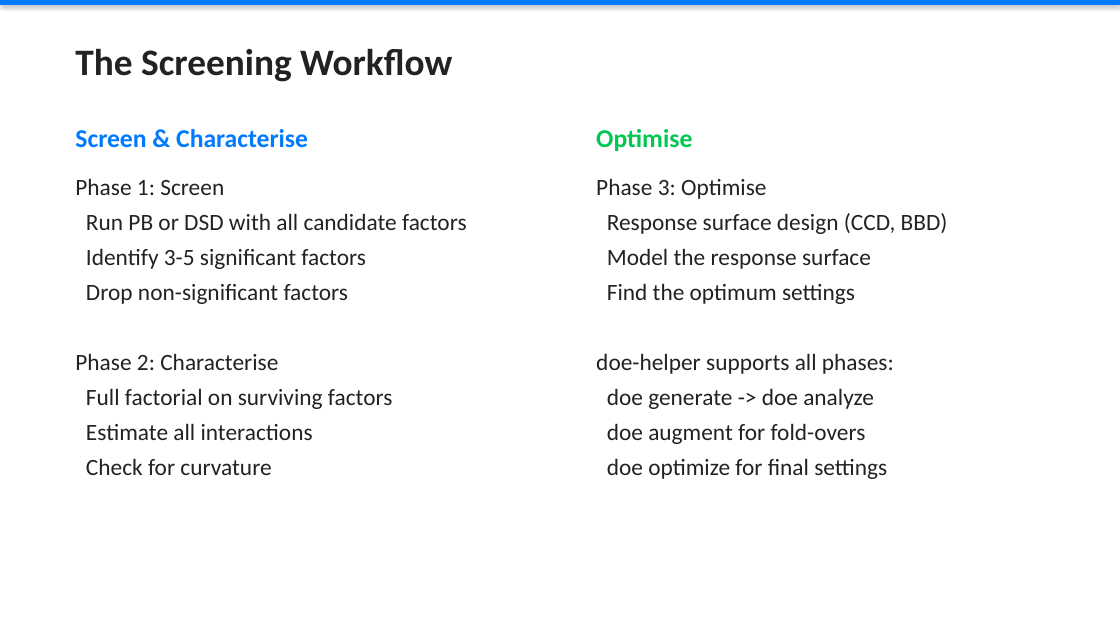
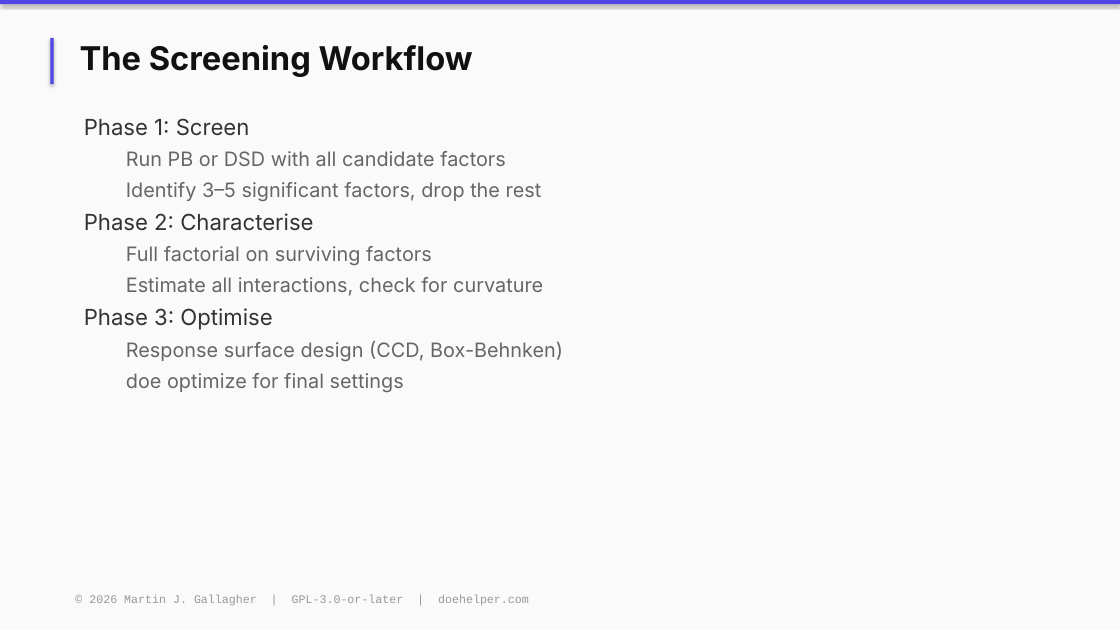
Before and after one commit to MartinGallagher-code/design_of_experiments, a slide deck: slide 7 of training/slides/Module_04_Screening_Designs.pptx (slide 10 before the commit). Drawn at 1120x630 pixels with LibreOffice and Linux fonts; fonts in the diff are those of the drawing. Boxes give left, top, right and bottom in pixels: in the first picture for what was removed or moved away, otherwise in the second. Text is boxed around its words. In the diff, an @@ line names an element or a change of style, - is before the commit and + after.

```diff
--- a/training/slides/Module_04_Screening_Designs.pptx
+++ b/training/slides/Module_04_Screening_Designs.pptx
@@ background #FFFFFF to #FAFAFA @@
@@ rectangle at [0, 0, 1120, 4]: fill #007BFF to #5046E5 @@
@@ rectangle added at [50, 38, 54, 84], fill #5046E5 @@
@@ text "The Screening Workflow" at [80, 45, 473, 77]: size 32 to 28 pt, font Calibri to Inter, text colour #222222 to #111111 @@
@@ text "Phase 1: Screen": place and size @@
-text "Phase 1: Screen" at [75, 178, 467, 475]
+text "Phase 1: Screen" at [84, 118, 563, 392]
@@ text at [84, 118, 506, 265]: size 20 to 19 pt, text colour #222222 to #333333 in "Phase 1: Screen", "Phase 2: Characterise"; font Calibri to Inter in "Phase 1: Screen", "Run PB or DSD with all candidate ...", "Phase 2: Characterise", "Full factorial on surviving factors"; size 20 to 17 pt, text colour #222222 to #666666 in "Run PB or DSD with all candidate ...", "Full factorial on surviving factors"; list level 1 to 2 in "Run PB or DSD with ..."; list level 1 to 2 in "Full factorial on surviving factors" @@
@@ text removed at [75, 129, 308, 148] @@
-Screen & Characterise
@@ text removed at [596, 129, 692, 151] @@
-Optimise
@@ text removed at [596, 178, 948, 479] @@
-Phase 3: Optimise
-Response surface design (CCD, BBD)
-Model the response surface
-Find the optimum settings
-doe-helper supports all phases:
-doe generate -> doe analyze
-doe augment for fold-overs
-doe optimize for final settings
@@ text at [126, 182, 542, 201]: text changed; size 20 to 17 pt; font Calibri to Inter; text colour #222222 to #666666 @@
-Identify 3-5 significant factors
-Drop non-significant factors
+  Identify 3–5 significant factors, drop the rest
@@ text at [84, 277, 563, 392]: text changed; size 20 to 17 pt; font Calibri to Inter; text colour #222222 to #666666 @@
-Estimate all interactions
-Check for curvature
+  Estimate all interactions, check for curvature
+Phase 3: Optimise
+  Response surface design (CCD, Box-Behnken)
+  doe optimize for final settings
@@ text added at [89, 595, 529, 605], 10 pt, text #999999 @@
+© 2026 Martin J. Gallagher | GPL-3.0-or-later | doehelper.com
```
Also in this commit, not shown: 8 other slides changed, 1 slide added, 4 slides removed, 8 other files.
